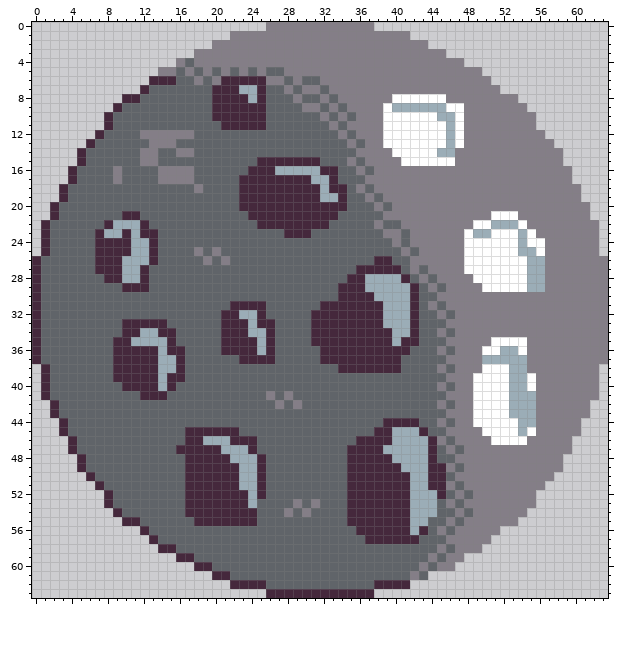
Two states of a pixel-art sprite, art/astroid1.png. That is the earlier state.
The file is 64x64 pixels.
New version:
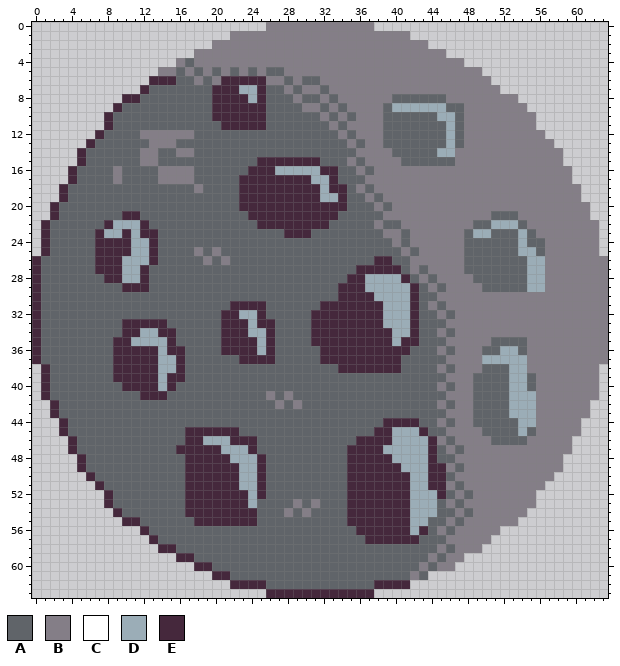
Palette (. is transparent): A #606469  B #847e87  C #ffffff  D #9badb7  E #45283c
Change:
@@ x 37..49 @@
  7 BBBBBBBBBBBBB
- 8 BBBCCCCCCBBBB
- 9 BBCDDDDDDCCBB
-10 BBCCCCCCDDCBB
-11 BBCCCCCCCDCBB
-12 BBCCCCCCCDCBB
-13 BBCCCCCCCDCBB
-14 BBBCCCCCDDBBB
-15 BBBBCCCCCCBBB
+ 8 BBBAAAAAABBBB
+ 9 BBADDDDDDAABB
+10 BBAAAAAADDABB
+11 BBAAAAAAADABB
+12 BBAAAAAAADABB
+13 BBAAAAAAADABB
+14 BBBAAAAADDBBB
+15 BBBBAAAAAABBB
 16 ABBBBBBBBBBBB
@@ x 46..58 @@
 20 BBBBBBBBBBBBB
-21 BBBBBCCCBBBBB
-22 BBBCCDDDCBBBB
-23 BBCDDCCCDCBBB
-24 BBCCCCCCDCCBB
-25 BBCCCCCCDDCBB
-26 BBCCCCCCCDDBB
-27 BBCCCCCCCDDBB
-28 BBBCCCCCCDDBB
-29 BBBBCCCCCDDBB
+21 BBBBBAAABBBBB
+22 BBBAADDDABBBB
+23 BBADDAAADABBB
+24 BBAAAAAADAABB
+25 BBAAAAAADDABB
+26 BBAAAAAAADDBB
+27 BBAAAAAAADDBB
+28 BBBAAAAAADDBB
+29 BBBBAAAAADDBB
 30 BBBBBBBBBBBBB
@@ x 47..57 @@
 34 BBBBBBBBBBB
-35 BBBBCCCCBBB
-36 BBBCCDDCBBB
+35 BBBBAAAABBB
+36 BBBAADDABBB
 37 BBBDDDDDBBB
-38 BBBCCCDDBBB
-39 BBCCCCDDCBB
-40 BBCCCCDDCBB
-41 BBCCCCDDDBB
-42 BBCCCCDDDBB
-43 BBCCCCDDDBB
-44 BBCCCCCDDBB
-45 BBBCCCCDCBB
-46 BBBBCCCCBBB
+38 BBBAAADDBBB
+39 BBAAAADDABB
+40 BBAAAADDABB
+41 BBAAAADDDBB
+42 BBAAAADDDBB
+43 BBAAAADDDBB
+44 BBAAAAADDBB
+45 BBBAAAADABB
+46 BBBBAAAABBB
 47 ABBBBBBBBBB
Where, in picture pixels (left, top, right, bottom), the same in both pictures:
changed: (383, 94, 464, 166)
changed: (464, 211, 545, 292)
changed: (473, 337, 536, 445)
